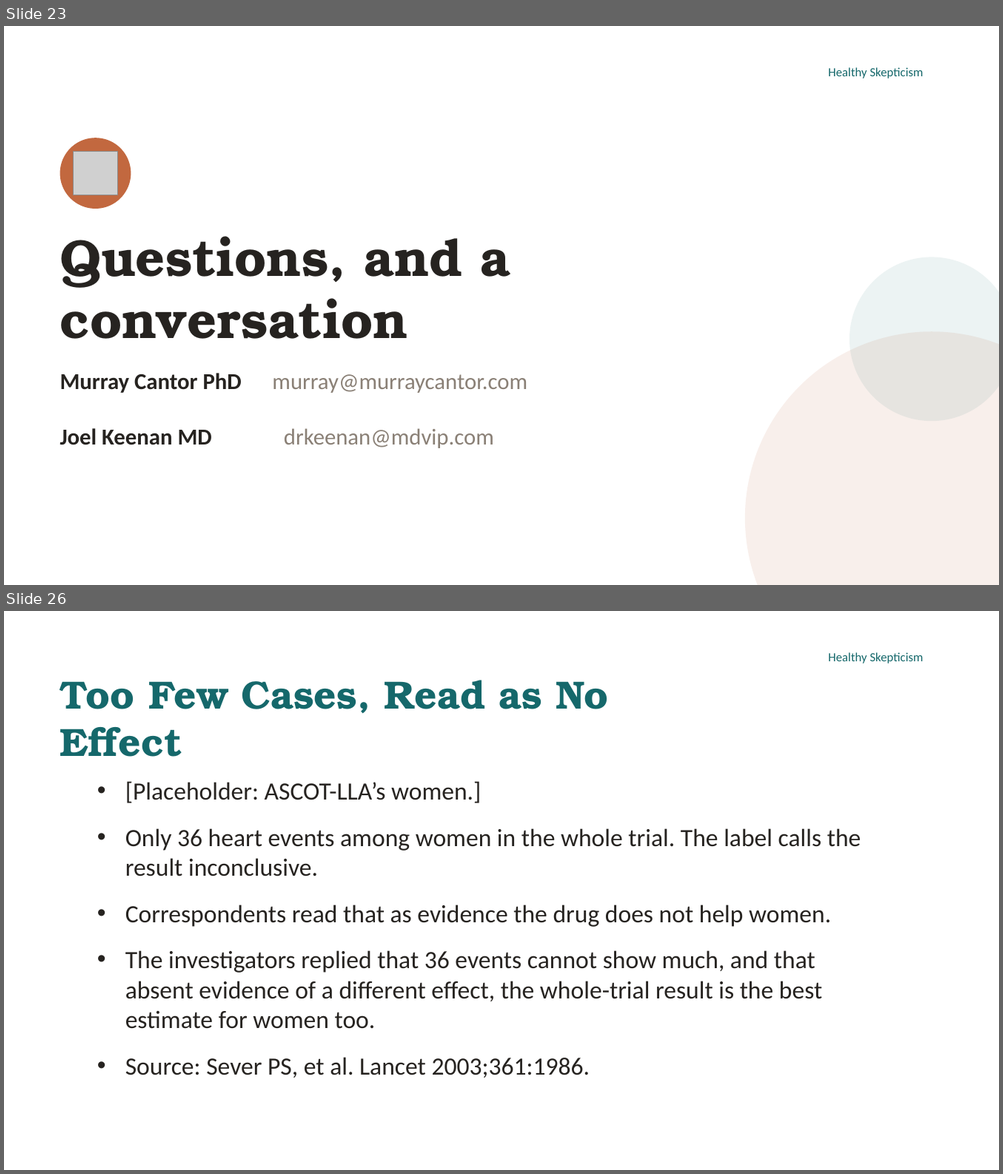
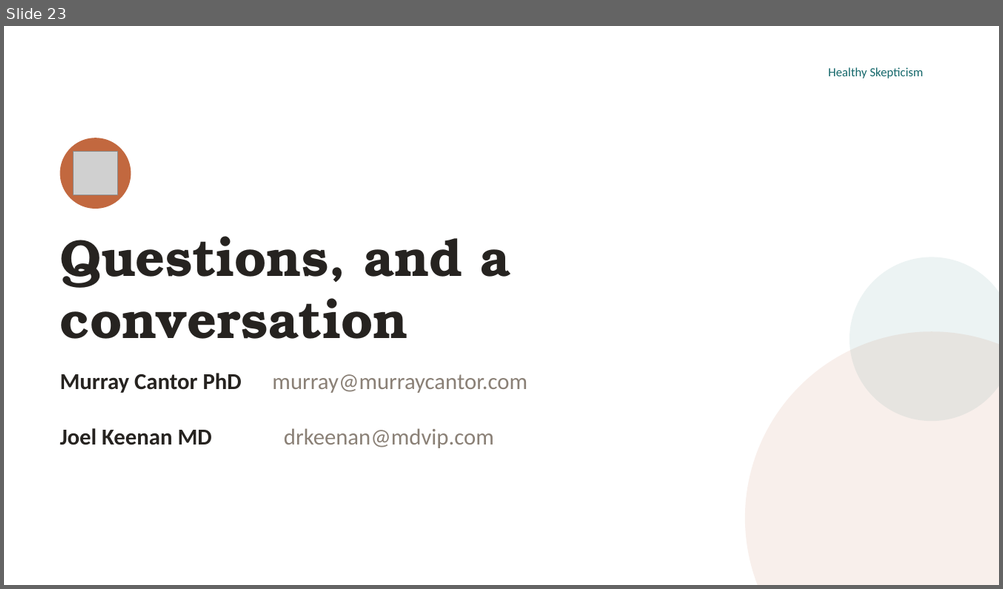
Before and after one commit to murraygmail/healthy-skepticism, a slide deck: materials/Day3.pptx. Shown one above the other, each under a label of ours: slides 23 and 26 before the commit, slide 23 after it; the slides between them are not shown. The pictures are 1003x1174 and 1003x589 pixels, drawn with LibreOffice and Linux fonts; fonts in the diff are those of the drawing; grey boxes stand for pictures; background and template pictures are left out. Boxes give left, top, right and bottom in pixels: in the first picture for what was removed or moved away, otherwise in the second. Text is boxed around its words. In the diff, an @@ line names an element or a change of style, - is before the commit and + after.

```diff
--- a/materials/Day3.pptx
+++ b/materials/Day3.pptx
@@ slide 26 removed at [4,611,999,1170], background #FFFFFF; not listed: 1 template element that a slide beside it also shows @@
@@ title removed at [60,680,609,757] @@
-Too Few Cases, Read as No Effect
@@ text removed at [125,781,861,1078] @@
-  • [Placeholder: ASCOT-LLA’s women.]
-  • Only 36 heart events among women in the whole trial. The label calls the result inconclusive.
-  • Correspondents read that as evidence the drug does not help women.
-  • The investigators replied that 36 events cannot show much, and that absent evidence of a different effect, the whole-trial result is the best estimate for women too.
-  • Source: Sever PS, et al. Lancet 2003;361:1986.
```
Also in this commit, not shown: 1 slide changed, 3 other slides removed, 7 other files.
